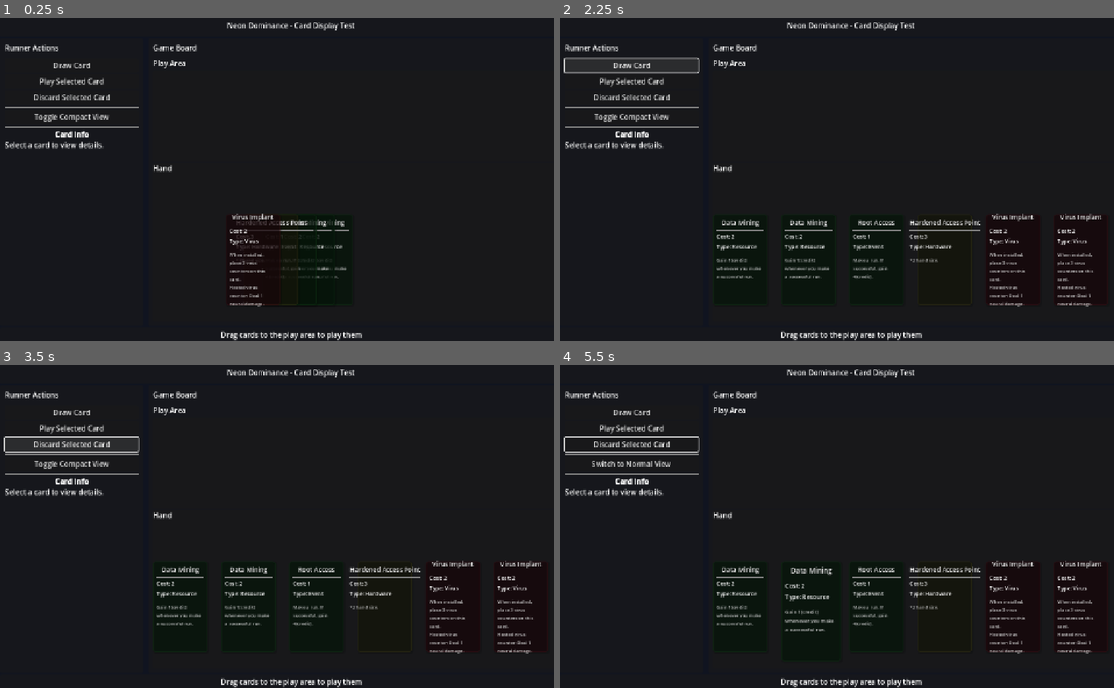
Above: before the commit, frames 1-4 (two rows, left to right).
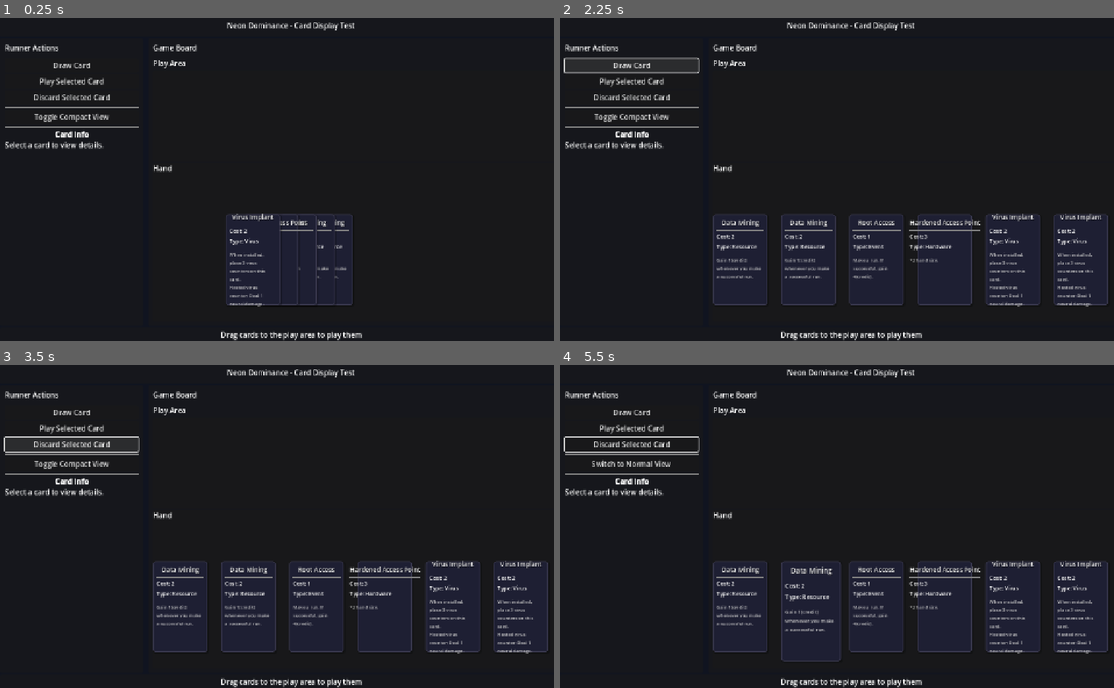
Above: after the commit, the same moments.

Repository: ZachBeta/slopcore_yaj_rpg
Game: Godot game, scene res://scenes/card_test_scene.tscn
The game is run twice, just before and just after one commit, with the same random seed, the same clock (stepped at 60 frames per second) and the same inputs. This scene is started directly instead of the project's main scene.
Inputs (mouse positions are in pixels of both pictures, inside the frame that each line leads up to):
- Up to frame 1 (0.25 s): no input
- Up to frame 2 (2.25 s): click "Play Selected Card" at 0.5 s; click "Play Selected Card" at 1.25 s; click "Draw Card" at 2 s
- Up to frame 3 (3.5 s): click "Discard Selected Card" at 2.75 s
- Up to frame 4 (5.5 s): click "Toggle Compact View" at 3.5 s; move the mouse to (981, 507) at 4.27 s; hold Up 4.28-5 s; click (981, 507) at 4.42 s; tap Enter at 5 s; drag from (731, 539) to (820, 591) at 5.02 s

The runs differ from the first frame. In frame 1, 5.7% of the frame differs, in the area x 40-64%, y 60-89%; in frame 2, 15%; in frame 3, 15%; in frame 4, 16%, in the area x 27-99%, y 60-92%.
Error before the commit: Invalid type in function 'has_node' in base 'HBoxContainer'. Cannot convert argument 1 from StringName to NodePath. (res://scripts/card_hand_manager.gd:177)
Error after the commit: Invalid call. Nonexistent function 'has' in base 'Resource (Card)'. (res://scripts/card_ui.gd:102)

Commit message:
ascii_art

Diff:
--- a/game/data/cards/corp_cards.json
+++ b/game/data/cards/corp_cards.json
@@ -8,7 +8,16 @@
 			"strength": 3,
 			"subtype": "Barrier",
 			"text": "[Subroutine] End the run.",
-			"type": "ICE"
+			"type": "ICE",
+			"ascii_art": [
+				" +-----------------+",
+				" |    FIREWALL     |",
+				" +-----------------+",
+				" | [====||====]    |",
+				" | [====||====]    |",
+				" | [====||====]    |",
+				" +-----------------+"
+			]
 		},
 		{
 			"cost": 5,
@@ -18,7 +27,16 @@
 			"strength": 4,
 			"subtype": "Sentry",
 			"text": "[Subroutine] Deal 1 neural damage.\n[Subroutine] End the run.",
-			"type": "ICE"
+			"type": "ICE",
+			"ascii_art": [
+				" +-----------------+",
+				" |  NEURAL TRACKER |",
+				" +-----------------+",
+				" |   /\\  /\\  /\\    |",
+				" |  /  \\/  \\/  \\   |",
+				" | /            \\  |",
+				" +-----------------+"
+			]
 		},
 		{
 			"cost": 3,
@@ -27,7 +45,14 @@
 			"name": "Corporate Server",
 			"text": "Gain 2[credit] at the start of your turn.",
 			"trash_cost": 4,
-			"type": "Asset"
+			"type": "Asset",
+			"ascii_art": [
+				"    _____    ",
+				"   |     |   ",
+				"   |  █  |   ",
+				"   |_____|   ",
+				"   /  |  \\   "
+			]
 		},
 		{
 			"advancement_requirement": 2,
@@ -36,7 +61,14 @@
 			"id": "c04",
 			"name": "Hostile Takeover",
 			"text": "When you score this agenda, gain 5[credit].",
-			"type": "Agenda"
+			"type": "Agenda",
+			"ascii_art": [
+				"   ★★★★★   ",
+				"  ★     ★  ",
+				" ★       ★ ",
+				"  ★     ★  ",
+				"   ★★★★★   "
+			]
 		},
 		{
 			"cost": 1,
@@ -44,7 +76,14 @@
 			"id": "c05",
 			"name": "Operation Cleanup",
 			"text": "Purge all virus counters and gain 2[credit].",
-			"type": "Operation"
+			"type": "Operation",
+			"ascii_art": [
+				"   __/\\__   ",
+				"  /      \\  ",
+				" |   >>   | ",
+				"  \\______/  ",
+				"    |  |    "
+			]
 		}
 	]
 }
--- a/game/data/cards/runner_cards.json
+++ b/game/data/cards/runner_cards.json
@@ -9,7 +9,15 @@
 			"strength": 2,
 			"subtype": "AI",
 			"text": "2[credit]: Break ice subroutine.",
-			"type": "Icebreaker"
+			"type": "Icebreaker",
+			"ascii_art": [
+				"   /|  /|",
+				"  /_|_/ |",
+				" |     /|",
+				" |__/|/ |",
+				" |  ||  |",
+				" |__|/   "
+			]
 		},
 		{
 			"cost": 2,
@@ -18,7 +26,14 @@
 			"memory_units": 1,
 			"name": "Virus Implant",
 			"text": "When installed, place 3 virus counters on this card.\nHosted virus counter: Deal 1 neural damage.",
-			"type": "Virus"
+			"type": "Virus",
+			"ascii_art": [
+				"    ()    ",
+				"   /\\/\\   ",
+				"  <(  )>  ",
+				"   \\\\//   ",
+				"    \\/    "
+			]
 		},
 		{
 			"cost": 3,
@@ -26,7 +41,14 @@
 			"id": "r03",
 			"name": "Hardened Access Point",
 			"text": "+2 hand size.",
-			"type": "Hardware"
+			"type": "Hardware",
+			"ascii_art": [
+				"  _______",
+				" /       \\",
+				"|  o   o  |",
+				"|    |    |",
+				"|___|___|_|"
+			]
 		},
 		{
 			"cost": 2,
@@ -34,7 +56,14 @@
 			"id": "r04",
 			"name": "Data Mining",
 			"text": "Gain 1[credit] whenever you make a successful run.",
-			"type": "Resource"
+			"type": "Resource",
+			"ascii_art": [
+				"    $$$    ",
+				"   $   $   ",
+				"   $   $   ",
+				"   $   $   ",
+				"    $$$    "
+			]
 		},
 		{
 			"cost": 1,
@@ -42,7 +71,14 @@
 			"id": "r05",
 			"name": "Root Access",
 			"text": "Make a run. If successful, gain 4[credit].",
-			"type": "Event"
+			"type": "Event",
+			"ascii_art": [
+				"    /\\    ",
+				"   /  \\   ",
+				"  /    \\  ",
+				" +------+ ",
+				" |      | "
+			]
 		}
 	]
 }
--- a/game/scripts/card.gd
+++ b/game/scripts/card.gd
@@ -27,6 +27,7 @@
 # Visuals
 @export var art_path: String
 @export var color: Color
+@export var ascii_art: Array = []  # Array of strings representing ASCII art for the card
 
 # Card generation and instantiation
 func _init(card_data: Dictionary = {}) -> void:
@@ -54,6 +55,10 @@
 
 	# Set the art path if provided
 	art_path = card_data.get("art_path", "")
+
+	# Set ASCII art if provided
+	if card_data.has("ascii_art"):
+		ascii_art = card_data.get("ascii_art", [])
 
 	# Set card color based on type
 	color = get_color_for_type(card_type)
@@ -193,6 +198,10 @@
 func host_card(card: Card) -> void:
 	hosted_cards.append(card)
 
+# Get ASCII art for this card
+func get_ascii_art() -> Array:
+	return ascii_art
+
 # To dictionary for serialization
 func to_dict() -> Dictionary:
 	return {
@@ -211,5 +220,6 @@
 		"is_installed": is_installed,
 		"is_rezzed": is_rezzed,
 		"counters": counters,
-		"owner_id": owner_id
+		"owner_id": owner_id,
+		"ascii_art": ascii_art
 	}
--- a/game/scripts/card_ui.gd
+++ b/game/scripts/card_ui.gd
@@ -98,6 +98,14 @@
 	else:
 		card_text.text = card_data.text
 
+	# Display ASCII art if available
+	if card_data.has("ascii_art") and card_data.ascii_art.size() > 0:
+		var ascii_display = ""
+		for line in card_data.ascii_art:
+			ascii_display += line + "\n"
+		if ascii_display != "":
+			card_text.text = ascii_display + "\n" + card_text.text
+
 	# Apply card type color
 	var card_type_lower = card_data.card_type.to_lower()
 	if card_colors.has(card_type_lower):
--- a/game/scripts/minimal_card_game.gd
+++ b/game/scripts/minimal_card_game.gd
@@ -218,6 +218,13 @@
     if card.card_type.to_lower() == "agenda":
         text += "[b]Agenda Points:[/b] %d\n" % card.agenda_points
 
+    # Display ASCII art if available
+    if card.ascii_art and card.ascii_art.size() > 0:
+        text += "\n[b]Card Art:[/b]\n[code]"
+        for line in card.ascii_art:
+            text += line + "\n"
+        text += "[/code]\n"
+
     text += "\n[b]Card Text:[/b]\n%s" % card.text
 
     card_details_text.text = text
Not shown, changed: cmd/terminal_game/card_data.py
Not shown, added: inbox2.md
